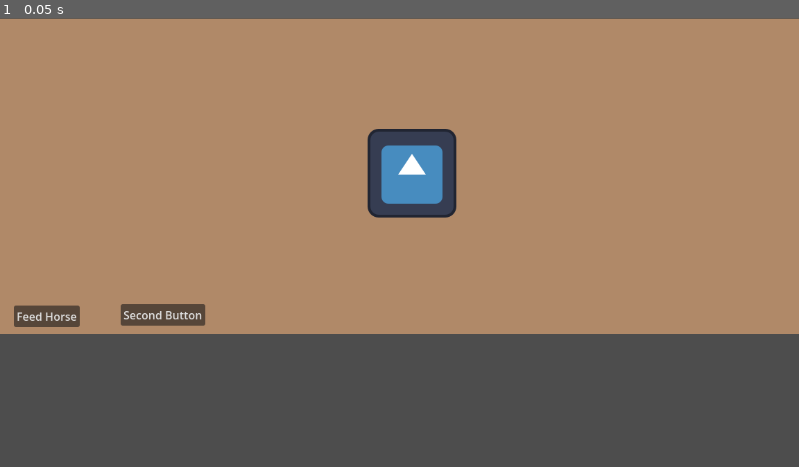
Above: before the commit, frame 1.
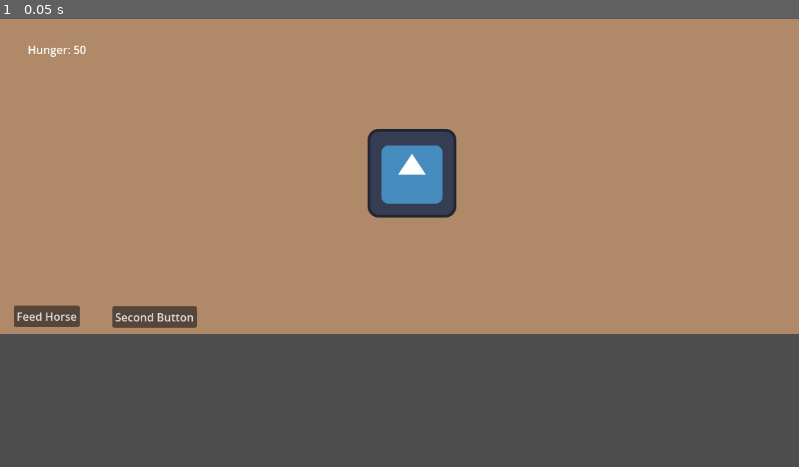
Above: after the commit, the same moment.

Repository: veronica-foltz/stable-tycoon
Game: Godot game, scene res://scenes/main.tscn
Same seed, same stepped clock (60 frames per second), same inputs: the game is played once before the commit and once after it. The engine's default icon, where the game draws it, is replaced by a stand-in: a white triangle on a blue panel in a dark square.
Inputs:
- Up to frame 1 (0.05 s): no input

The runs differ from the first frame. In frame 1, 0.4% of the frame differs, in the area x 3-26%, y 6-70%.

Commit message:
Update main.tscn
added hunger label

Diff:
--- a/stable-tycoon/scenes/main.tscn
+++ b/stable-tycoon/scenes/main.tscn
@@ -36,9 +36,17 @@
 
 [node name="Button" type="Button" parent="." unique_id=2082853874]
 layout_mode = 0
-offset_left = 174.0
-offset_top = 413.0
-offset_right = 296.0
-offset_bottom = 444.0
+offset_left = 162.0
+offset_top = 416.0
+offset_right = 284.0
+offset_bottom = 447.0
 text = "Second Button
 "
+
+[node name="HungerLabel" type="Label" parent="." unique_id=2134655799]
+layout_mode = 0
+offset_left = 40.0
+offset_top = 34.0
+offset_right = 80.0
+offset_bottom = 57.0
+text = "Hunger: 50"
